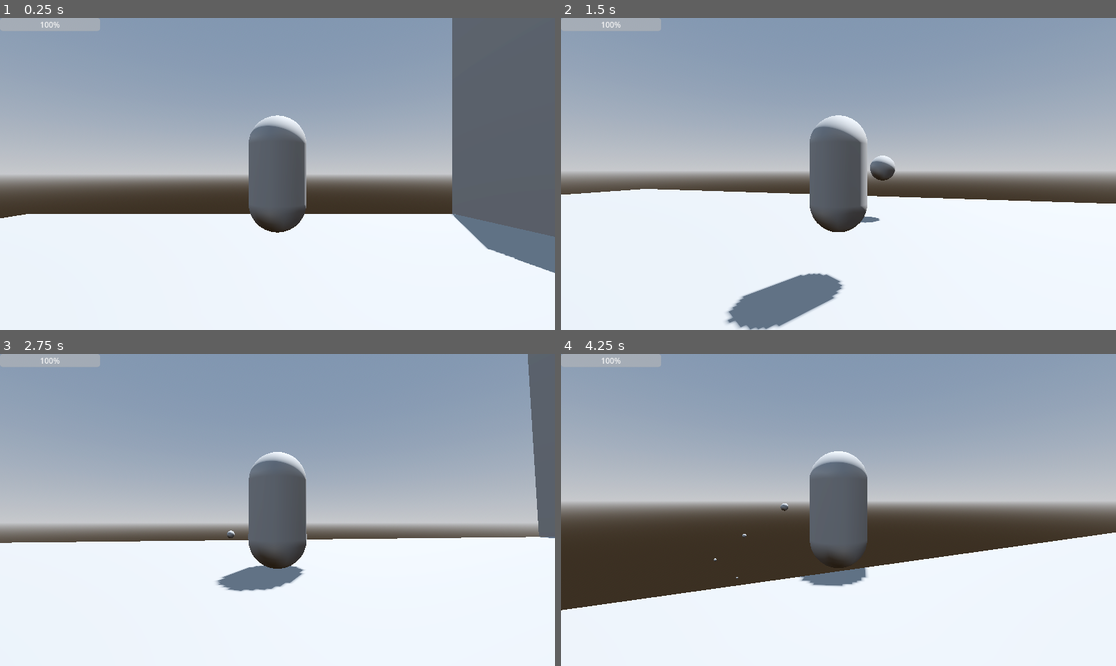
Above: before the commit, frames 1-4 (two rows, left to right).
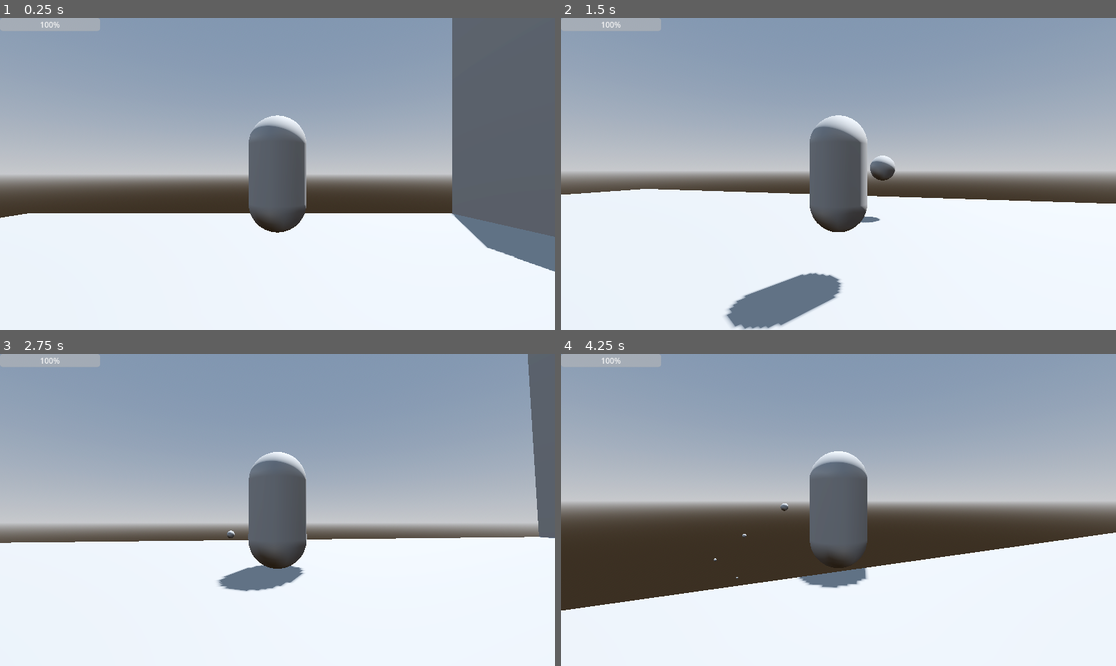
Above: after the commit, the same moments.

Repository: devMatkinson/3d-Godot-game
Game: Godot game, scene res://world.tscn
The game is run twice, just before and just after one commit, with the same random seed, the same clock (stepped at 60 frames per second) and the same inputs.
Inputs (mouse positions are in pixels of both pictures, inside the frame that each line leads up to):
- Up to frame 1 (0.25 s): no input
- Up to frame 2 (1.5 s): tap Enter (ui_accept) at 0.5, 0.77 s; move the mouse to (866, 174) at 0.52 s; hold W (ui_up) from 0.53 s (still down); click (866, 174) at 0.6 s; move the mouse to (810, 174) at 1.27 s; click (810, 174) at 1.35 s
- Up to frame 3 (2.75 s): keep holding W (ui_up); tap Enter (ui_accept) at 1.52 s; move the mouse to (288, 503) at 2.02 s; click (288, 503) at 2.1 s
- Up to frame 4 (4.25 s): keep holding W (ui_up); move the mouse to (832, 516) at 2.77 s; click (832, 516) at 2.85 s; tap Enter (ui_accept) at 3.02, 3.77 s; move the mouse to (877, 513) at 3.52 s; click (877, 513) at 3.6 s

The runs differ from the first frame. In frame 1, 0.3% of the frame differs, in the area x 0-100%, y 62-82%; in frame 2, 0.2%; in frame 3, less than 0.1%; in frame 4, 0.2%.

Commit message:
i forgot something :/

Diff:
--- a/world.tscn
+++ b/world.tscn
@@ -51,7 +51,7 @@
 shadow_enabled = true
 
 [node name="MeshInstance3D" type="MeshInstance3D" parent="."]
-transform = Transform3D(1, 0, 0, 0, -4.37114e-08, -1, 0, 1, -4.37114e-08, 0, -1.04633, 0)
+transform = Transform3D(1, 0, 0, 0, -4.37114e-08, -1, 0, 1, -4.37114e-08, 0.000617981, -1.0007, -0.00769424)
 mesh = SubResource("BoxMesh_yaqo8")
 
 [node name="StaticBody3D" type="StaticBody3D" parent="MeshInstance3D"]
